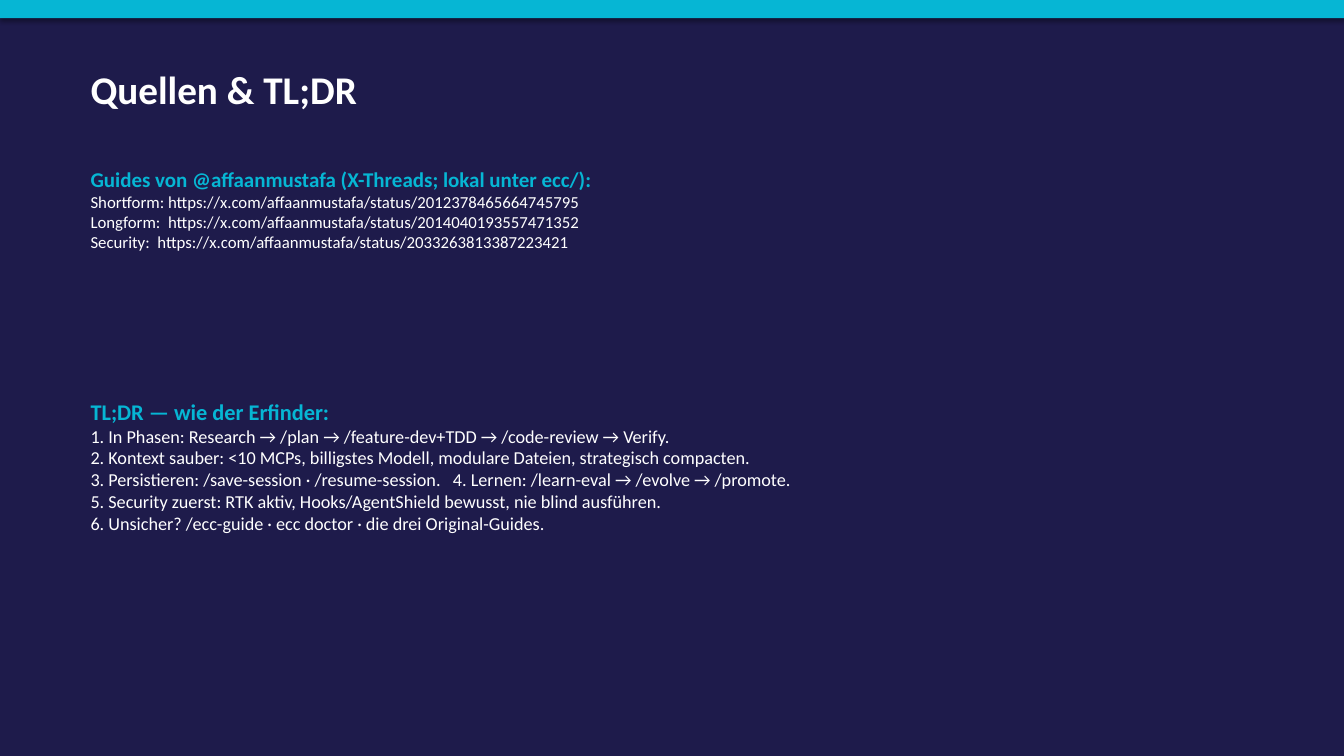
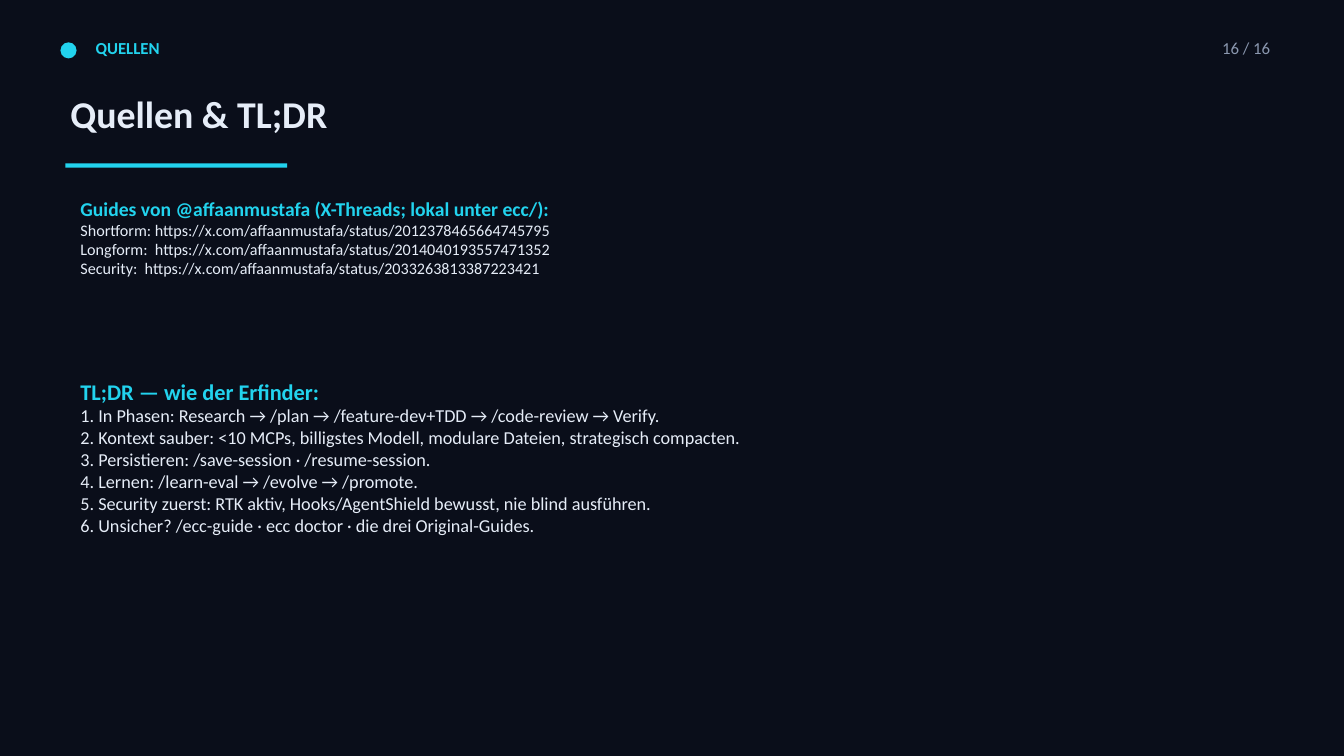
Before and after one commit to Paulee8155/Claude-Code-BestPractice, a slide deck: slide 17 of docs/ECC-Harness-Guide.de.pptx (slide 14 before the commit). Drawn at 1344x756 pixels with LibreOffice and Linux fonts; fonts in the diff are those of the drawing. Boxes give left, top, right and bottom in pixels: in the first picture for what was removed or moved away, otherwise in the second. Text is boxed around its words. In the diff, an @@ line names an element or a change of style, - is before the commit and + after.

```diff
--- a/docs/ECC-Harness-Guide.de.pptx
+++ b/docs/ECC-Harness-Guide.de.pptx
@@ background #1E1B4B to #0A0E1A @@
@@ rectangle removed at <box>0,0,1344,18</box> @@
@@ ellipse added at <box>60,42,77,58</box>, fill #22D3EE @@
@@ text added at <box>96,43,160,56</box>, 12 pt, text #22D3EE, bold @@
+QUELLEN
@@ text added at <box>1222,42,1270,54</box>, 12 pt, text #8B98B0 @@
+16 / 16
@@ text "Quellen & TL;DR": place and size @@
-text "Quellen & TL;DR" at <box>91,76,356,109</box>
+text "Quellen & TL;DR" at <box>70,101,327,133</box>
@@ text "Quellen & TL;DR" at <box>70,101,327,133</box>: size 28 to 27 pt, text colour #FFFFFF to #E6EDF8 @@
@@ rectangle added at <box>66,163,287,167</box>, fill #22D3EE @@
@@ text "Guides von @affaanmustafa (X-Threads; lokal ...": place and size @@
-text "Guides von @affaanmustafa (X-Threads; lokal ..." at <box>91,171,591,251</box>
+text "Guides von @affaanmustafa (X-Threads; lokal ..." at <box>80,201,550,277</box>
@@ text "Guides von @affaanmustafa (X-Threads; lokal ..." at <box>80,201,550,277</box>: size 15 to 14 pt, text colour #06B6D4 to #22D3EE in "Guides von @affaanmustafa (X-Threads; lokal unter ecc/):"; size 12 to 11.5 pt, text colour #FFFFFF to #E6EDF8 in "Shortform: https://x.com/affaanmustafa/status/20123784656647 ...", "Longform: https://x.com/affaanmustafa/status/201404019355747 ...", "Security: https://x.com/affaanmustafa/status/203326381338722 ..." @@
@@ text "TL;DR — wie der Erfinder:": place and size @@
-text "TL;DR — wie der Erfinder:" at <box>91,404,791,533</box>
+text "TL;DR — wie der Erfinder:" at <box>80,384,740,535</box>
@@ text at <box>80,384,740,535</box>: text colour #06B6D4 to #22D3EE in "TL;DR — wie der Erfinder:"; text colour #FFFFFF to #E6EDF8 in "1. In Phasen: Research → /plan → ...", "2. Kontext sauber: <10 MCPs, billigstes Modell, ...", "5. Security zuerst: RTK aktiv, Hooks/AgentShield bewusst, ...", "6. Unsicher? /ecc-guide · ecc doctor · ..." @@
@@ text at <box>80,453,430,491</box>: text changed; text colour #FFFFFF to #E6EDF8 @@
-3. Persistieren: /save-session · /resume-session. 4. Lernen: /learn-eval → /evolve → /promote.
+3. Persistieren: /save-session · /resume-session.
+4. Lernen: /learn-eval → /evolve → /promote.
```
Also in this commit, not shown: 12 other slides changed, 4 slides added, 1 slide removed, 5 other files.
